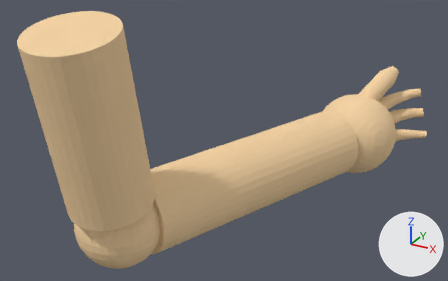
Before and after pictures for a commit that changed the Blender file Magic 2.0 Unity/Assets/Charakter/Arms0.2_left.blend.
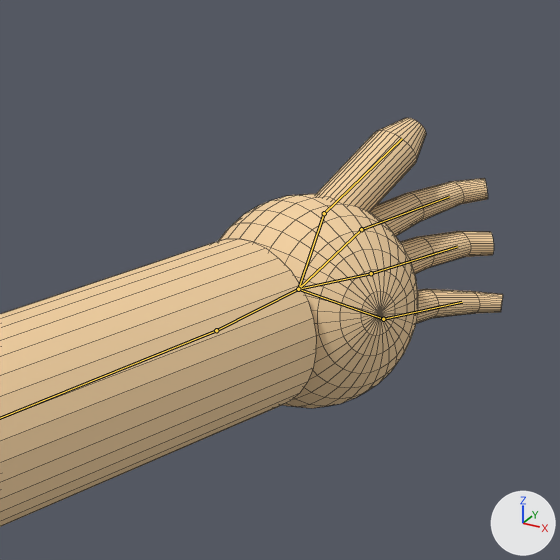
Each version appears first whole from a camera (50 mm lens) standing at (0.71, -4.07, 2.21) and looking at (-0.98, -1.0, 0.68), and next in a close-up on the part from 54% to 100% of the width and 8% to 81% of the height. Arrows for +X, +Y and +Z are at lower right; the lights stay in place. The bones that bend it are drawn over the model as lines in the close-ups. The close-ups show mesh edges as thin lines.

Names of what the first close-up shows: 'Arm_left'.
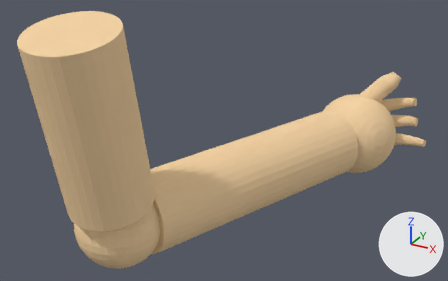
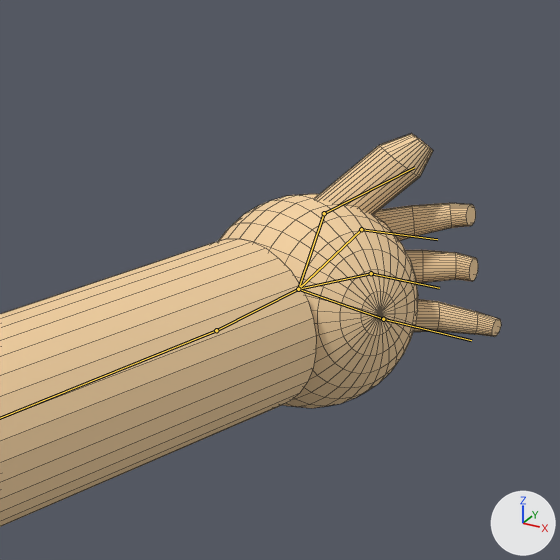
The newer file adds an action. The first version stands in its rest pose; the second is drawn at frame 30 of the action 'Fist'.

The change, as JSON lines over the scene's bpy script:
```json
{"block": "bone_finger1", "where": "bone_finger1 = bpy.data.objects['Armature_left'].pose.bones['Finger1']  # child of 'Hand1'"}
{"op": "set", "path": "bone_finger1.location", "old": "(0.0, 0.0, 0.0)", "new": "(0.075, 0.101, -0.006)"}
{"op": "set", "path": "bone_finger1.rotation_quaternion", "old": "(1.0, 0.0, 0.0, 0.0)", "new": "(0.828, -0.353, 0.238, 0.364)", "note": "degrees (0, 0, 0) -> degrees (-33, 41, 35)"}
{"block": "bone_finger2", "where": "bone_finger2 = bpy.data.objects['Armature_left'].pose.bones['Finger2']  # child of 'Hand2'"}
{"op": "set", "path": "bone_finger2.rotation_quaternion", "old": "(1.0, 0.0, 0.0, 0.0)", "new": "(0.766, 0.084, -0.141, 0.622)", "note": "degrees (0, 0, 0) -> degrees (-3, -19, 79)"}
{"block": "bone_finger13", "where": "bone_finger13 = bpy.data.objects['Armature_left'].pose.bones['Finger13']  # child of 'Hand3'"}
{"op": "set", "path": "bone_finger13.rotation_quaternion", "old": "(1.0, 0.0, 0.0, 0.0)", "new": "(0.777, 0.099, -0.125, 0.608)", "note": "degrees (0, 0, 0) -> degrees (0, -18, 76)"}
{"block": "bone_finger1_001", "where": "bone_finger1_001 = bpy.data.objects['Armature_left'].pose.bones['Finger1.001']  # child of 'Hand4'"}
{"op": "set", "path": "bone_finger1_001.rotation_quaternion", "old": "(1.0, 0.0, 0.0, 0.0)", "new": "(0.855, -0.233, -0.024, 0.463)", "note": "degrees (0, 0, 0) -> degrees (-25, 10, 55)"}
```

Location of each change, [x1, y1, x2, y2] in pixels of the close-ups (560 x 560 px):
```json
{"object": "Arm_left", "change": "posed", "before": [0, 118, 503, 527], "after": [0, 133, 501, 527]}
{"bone": "Finger1", "before": "(324, 213) to (402, 138)", "after": "(324, 213) to (414, 167)"}
{"bone": "Finger2", "before": "(361, 229) to (449, 196)", "after": "(361, 229) to (437, 239)"}
{"bone": "Finger13", "before": "(371, 273) to (457, 246)", "after": "(371, 273) to (439, 288)"}
{"bone": "Finger1.001", "before": "(383, 319) to (462, 302)", "after": "(383, 319) to (471, 340)"}
```
